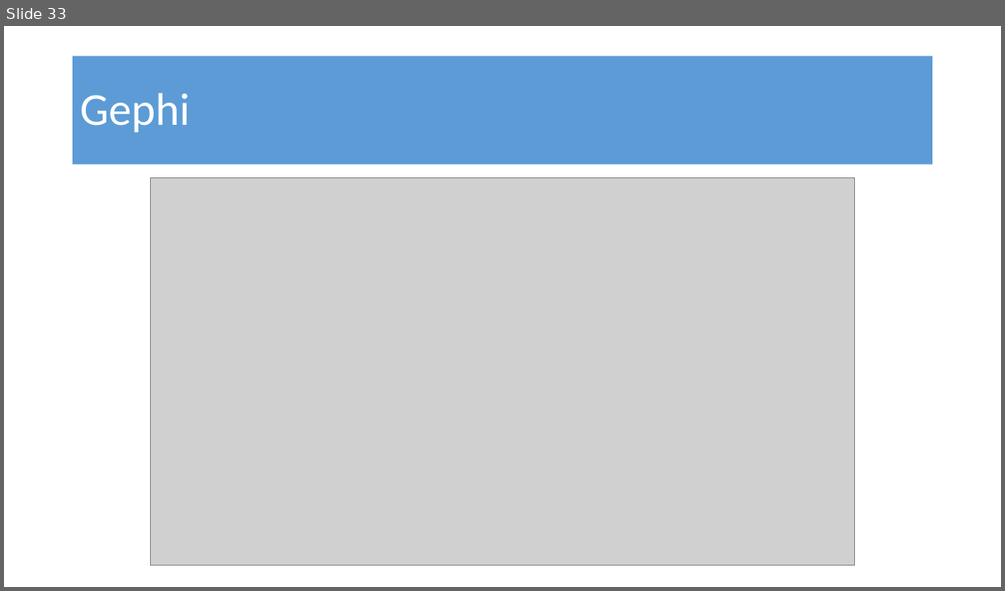
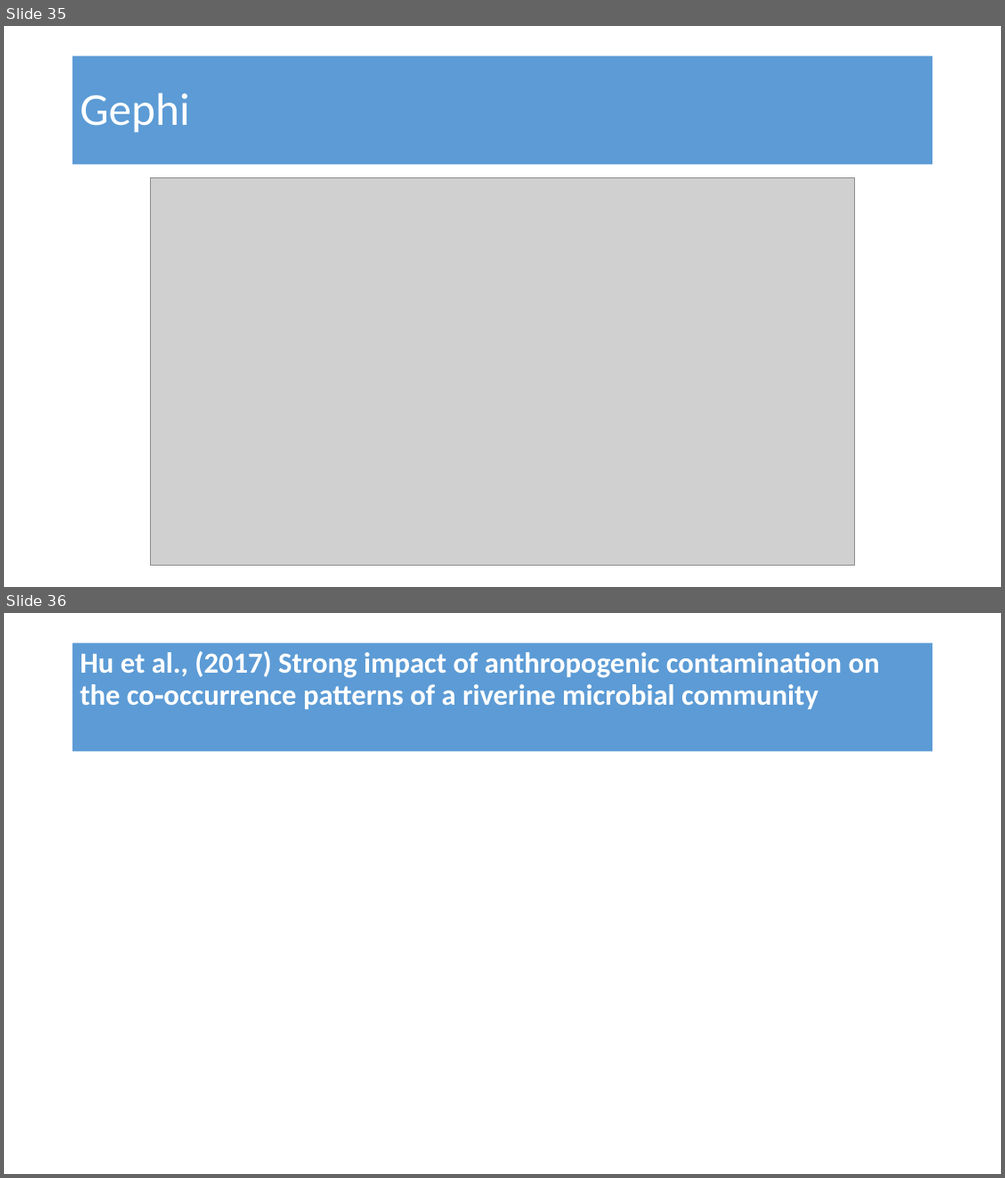
Before and after one commit to amysolman/PhD, a slide deck: Projects/Chapter1/community-assembly.pptx. Shown one above the other, each under a label of ours: slide 33 before the commit, slides 35 and 36 after it. The pictures are 1005x591 and 1005x1178 pixels, drawn with LibreOffice and Linux fonts; fonts in the diff are those of the drawing; grey boxes stand for pictures. Boxes give left, top, right and bottom in pixels: in the first picture for what was removed or moved away, otherwise in the second. Text is boxed around its words. In the diff, an @@ line names an element or a change of style, - is before the commit and + after.

```diff
--- a/Projects/Chapter1/community-assembly.pptx
+++ b/Projects/Chapter1/community-assembly.pptx
@@ slide 36 added at bbox=[4, 613, 1001, 1174], background #FFFFFF @@
@@ title added at bbox=[73, 643, 933, 751], fill #5C9BD5, 28 pt, text #FFFFFF, bold @@
+Hu et al., (2017) Strong impact of anthropogenic contamination on the co‐occurrence patterns of a riverine microbial community
@@ what was slide 33 is now slide 35 @@
```
Also in this commit, not shown: 3 other slides added, 7 other files.
